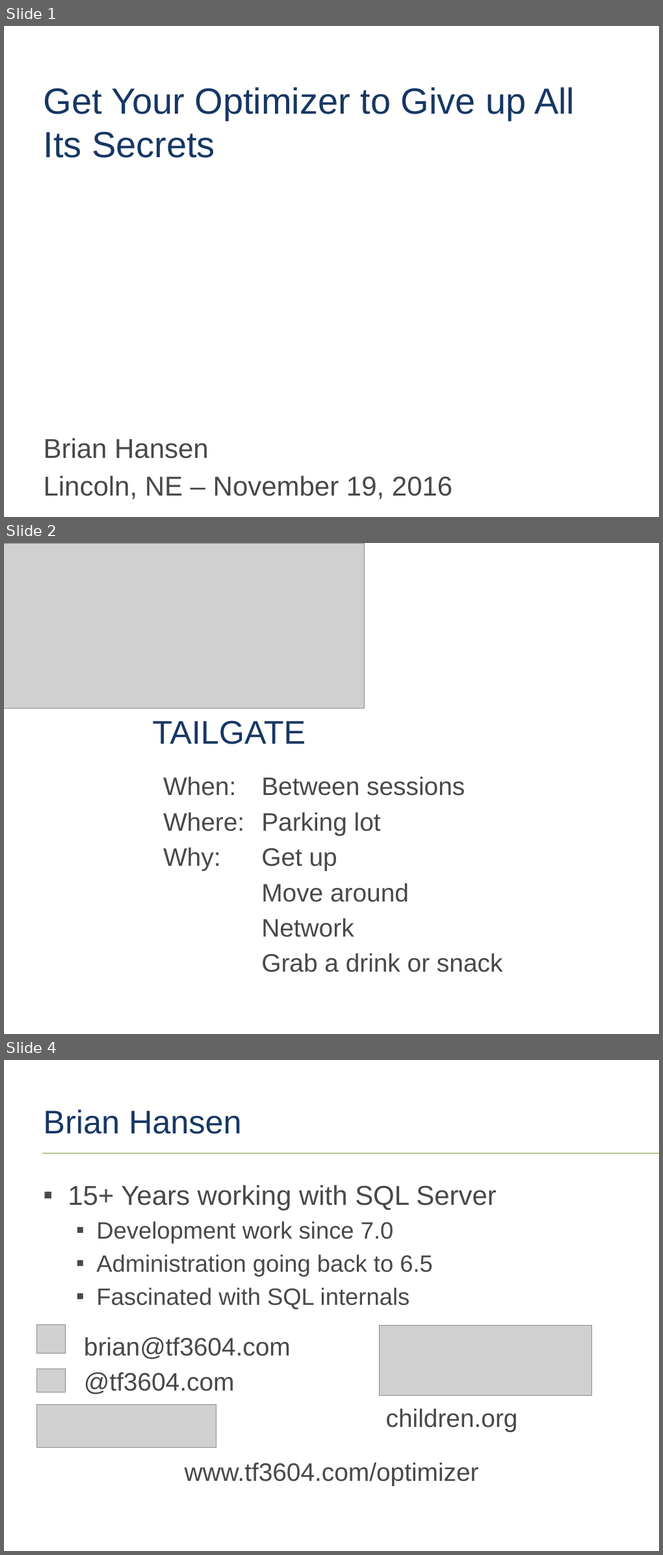
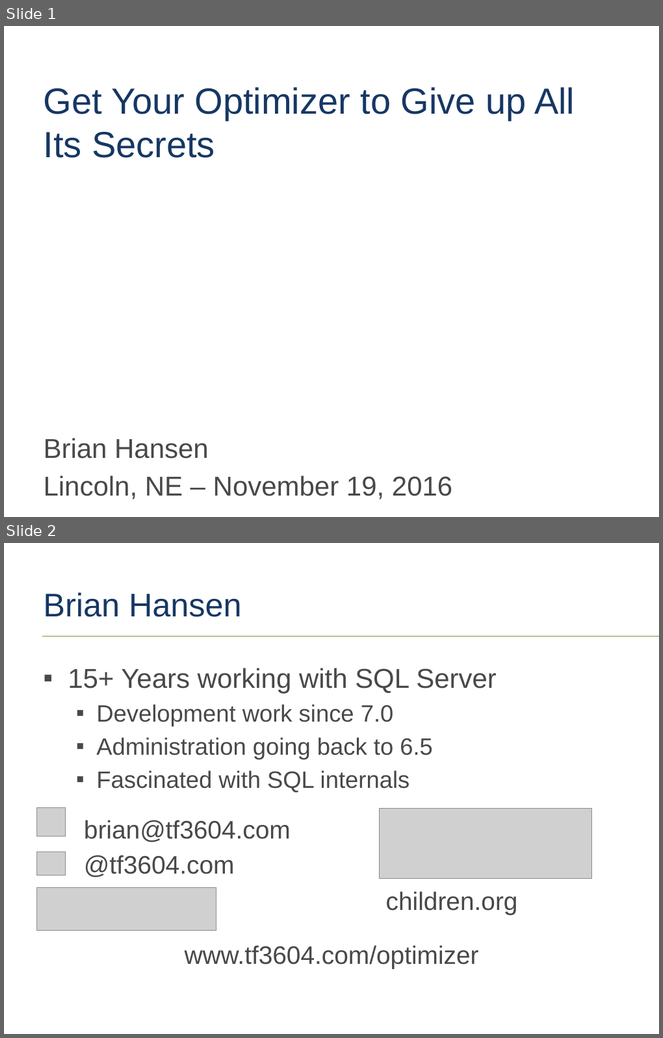
Before and after one commit to tf3604/OptimizerPresentation, a slide deck: Optimizer.pptx. Shown one above the other, each under a label of ours: slides 1, 2 and 4 before the commit, slides 1 and 2 after it; the slides between them are not shown. The pictures are 663x1555 and 663x1038 pixels, drawn with LibreOffice and Linux fonts; fonts in the diff are those of the drawing; grey boxes stand for pictures; background and template pictures are left out. Boxes give left, top, right and bottom in pixels: in the first picture for what was removed or moved away, otherwise in the second. Text is boxed around its words. In the diff, an @@ line names an element or a change of style, - is before the commit and + after.

```diff
--- a/Optimizer.pptx
+++ b/Optimizer.pptx
@@ slide 2 removed at <box>4,543,659,1034</box>, background #FFFFFF @@
@@ picture removed at <box>4,543,364,708</box> @@
@@ text removed at <box>152,720,306,745</box> @@
-TAILGATE
@@ text removed at <box>163,776,503,973</box> @@
-When: Between sessions
-Where: Parking lot
-Why: Get up
-Move around
-Network
-Grab a drink or snack
@@ what was slide 4 is now slide 2 @@
```
Also in this commit, not shown: 1 other slide removed.
